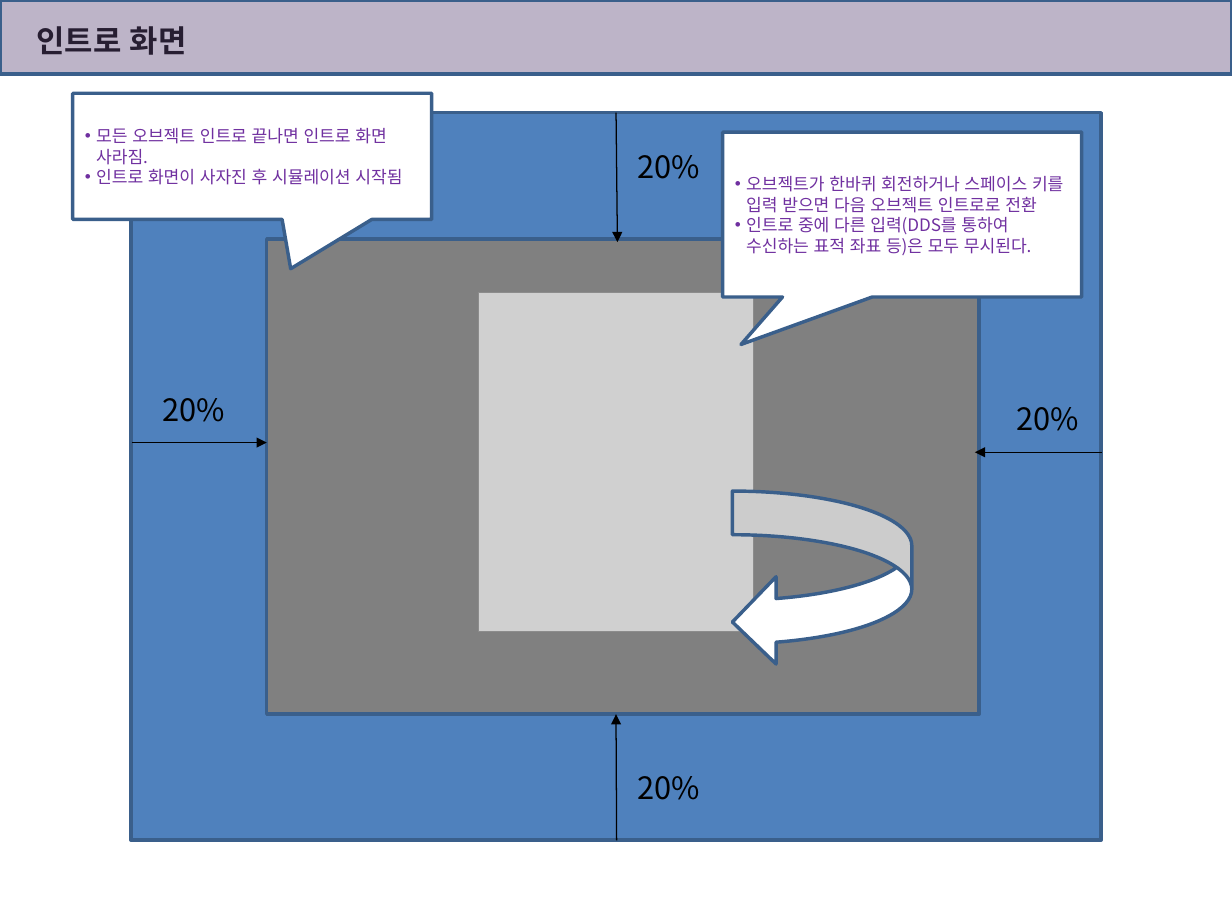
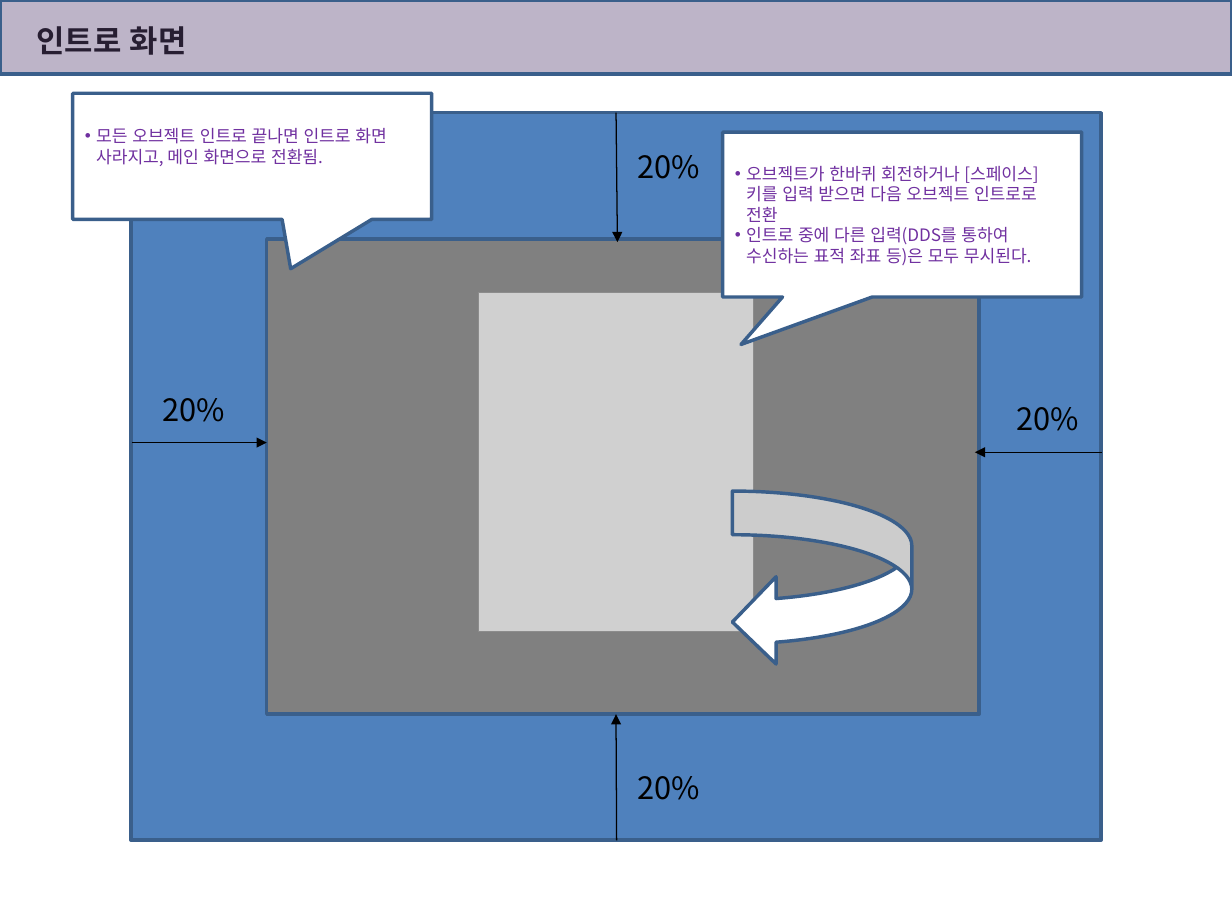
Before and after one commit to uglyduck68/hedgehop, a slide deck: slide 3 of 화면 모드.pptx. Drawn at 1232x924 pixels with LibreOffice and Linux fonts; fonts in the diff are those of the drawing; grey boxes stand for pictures. Boxes give left, top, right and bottom in pixels: in the first picture for what was removed or moved away, otherwise in the second. Text is boxed around its words. In the diff, an @@ line names an element or a change of style, - is before the commit and + after.

```diff
--- a/화면 모드.pptx
+++ b/화면 모드.pptx
@@ text in speech box at <box>96,128,386,166</box>: text changed @@
-• 모든 오브젝트 인트로 끝나면 인트로 화면 사라짐.
-• 인트로 화면이 사자진 후 시뮬레이션 시작됨
+• 모든 오브젝트 인트로 끝나면 인트로 화면 사라지고, 메인 화면으로 전환됨.
@@ text in speech box at <box>746,166,1038,222</box>: text changed @@
-• 오브젝트가 한바퀴 회전하거나 스페이스 키를 입력 받으면 다음 오브젝트 인트로로 전환
+• 오브젝트가 한바퀴 회전하거나 [스페이스] 키를 입력 받으면 다음 오브젝트 인트로로 전환
```
Also in this commit, not shown: 34 other files.
